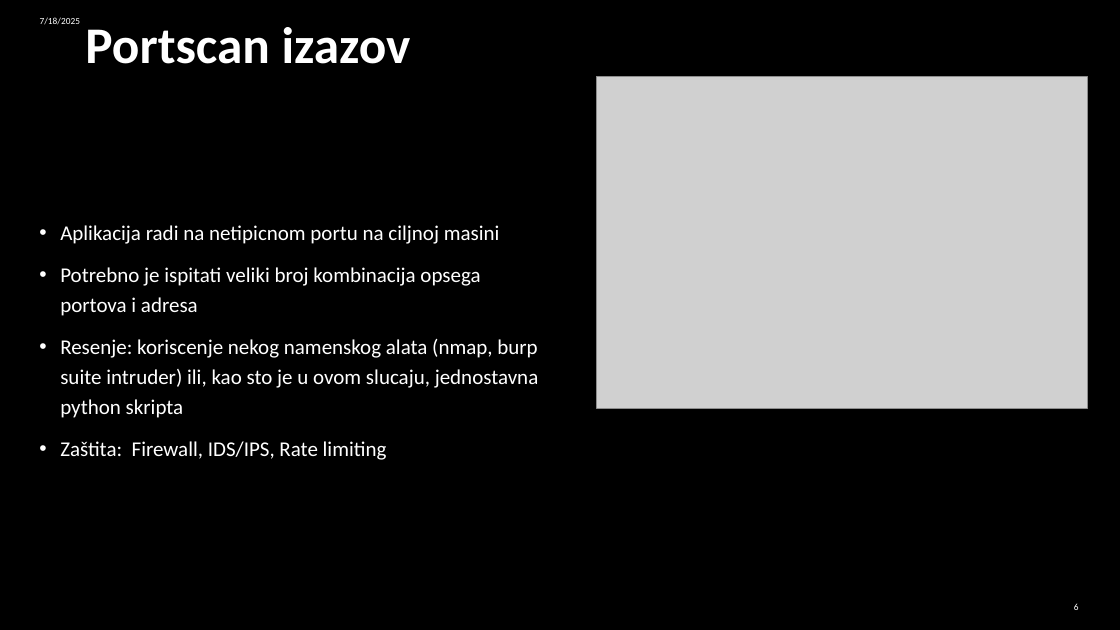
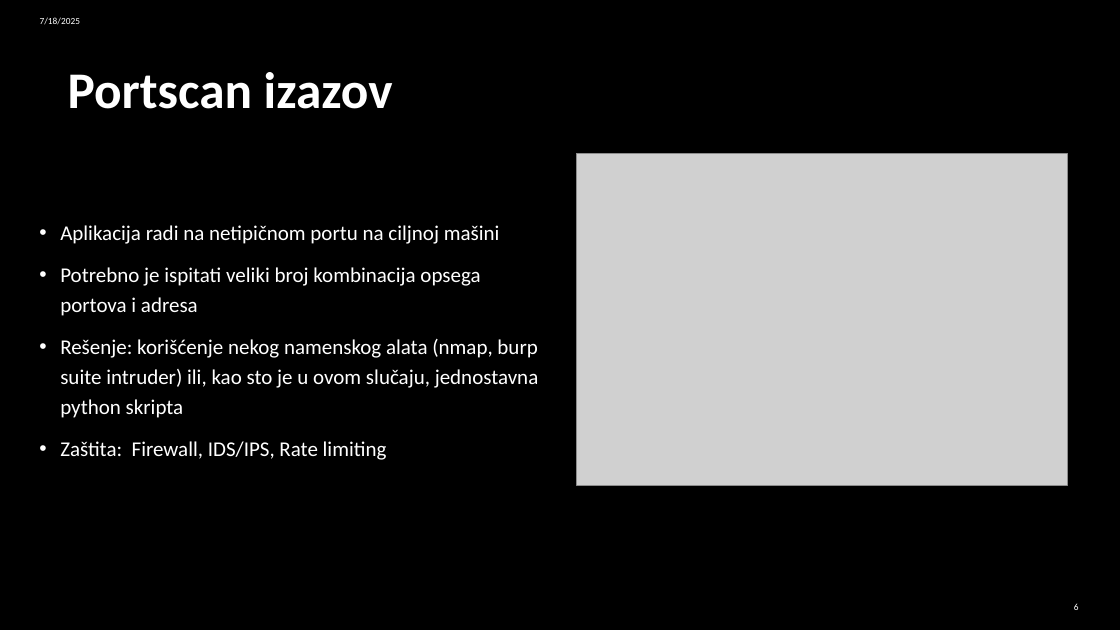
Before and after one commit to DushanMil/RBS_seminarski, a slide deck: slide 6 of 39_ime_prezime_p.pptx. Drawn at 1120x630 pixels with LibreOffice and Linux fonts; fonts in the diff are those of the drawing; grey boxes stand for pictures. Boxes give left, top, right and bottom in pixels: in the first picture for what was removed or moved away, otherwise in the second. Text is boxed around its words. In the diff, an @@ line names an element or a change of style, - is before the commit and + after.

```diff
--- a/39_ime_prezime_p.pptx
+++ b/39_ime_prezime_p.pptx
@@ title "Portscan izazov": place and size @@
-title "Portscan izazov" at [85,27,411,64]
+title "Portscan izazov" at [68,72,393,109]
@@ picture: place and size @@
-picture at [597,76,1087,408]
+picture at [576,154,1067,486]
@@ text at [60,225,500,244]: text changed @@
-• Aplikacija radi na netipicnom portu na ciljnoj masini
+• Aplikacija radi na netipičnom portu na ciljnoj mašini
@@ text at [60,339,539,418]: text changed @@
-• Resenje: koriscenje nekog namenskog alata (nmap, burp suite intruder) ili, kao sto je u ovom slucaju, jednostavna python skripta
+• Rešenje: korišćenje nekog namenskog alata (nmap, burp suite intruder) ili, kao sto je u ovom slučaju, jednostavna python skripta
```
Also in this commit, not shown: 3 other slides changed, 1 slide added, 36 other files.
